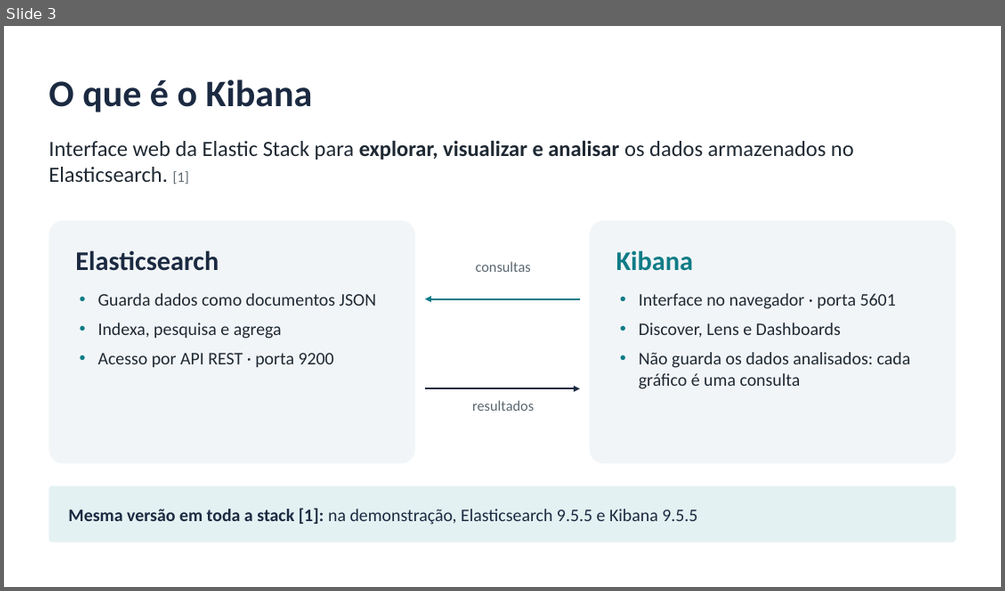
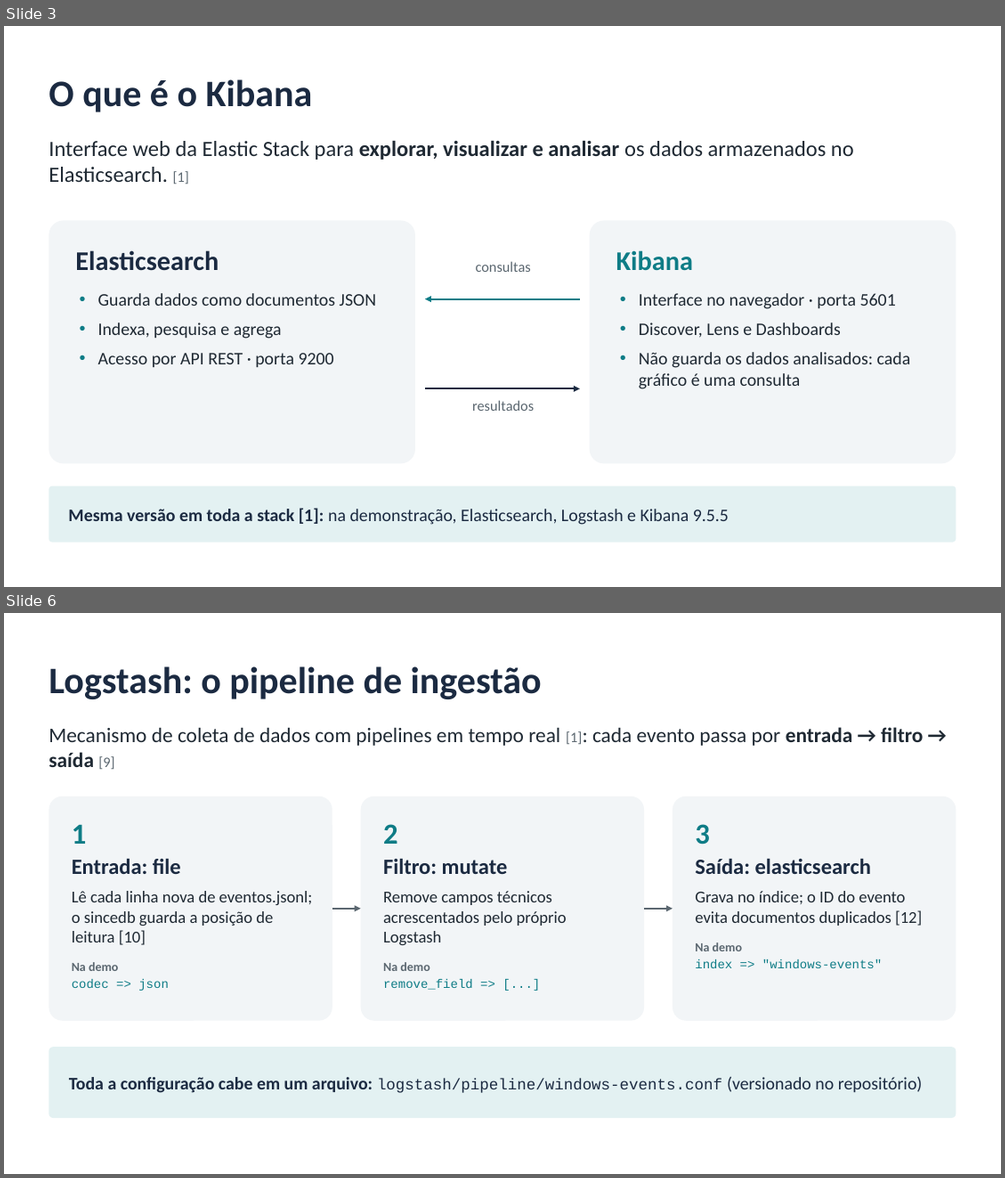
Before and after one commit to LuidyOn/Seminario_Kibana, a slide deck: slides/seminario_kibana.pptx. Shown one above the other, each under a label of ours: slide 3 before the commit, slides 3 and 6 after it; the slides between them are not shown. The pictures are 1005x591 and 1005x1178 pixels, drawn with LibreOffice and Linux fonts; fonts in the diff are those of the drawing. Boxes give left, top, right and bottom in pixels: in the first picture for what was removed or moved away, otherwise in the second. Text is boxed around its words. In the diff, an @@ line names an element or a change of style, - is before the commit and + after.

Commit message:
Atualiza documentação e slides para a demonstração com eventos reais
- README, conteúdo do seminário, roteiros e referências passam a
  descrever o fluxo Windows -> coletor -> Logstash -> Elasticsearch ->
  Kibana, com o que é e o que não é coletado
- Roteiro da demonstração com checklist de primeira validação no
  computador da apresentação, diagnóstico e contingência
- Apresentação regenerada: 12 slides editáveis, só com formas nativas,
  sem imagens nem dados reais

Os arquivos da demonstração anterior, com dados fictícios, permanecem
no repositório até a validação completa do novo fluxo.

```diff
--- a/slides/seminario_kibana.pptx
+++ b/slides/seminario_kibana.pptx
@@ slide 6 added at bbox=[4, 613, 1001, 1174], background #FFFFFF @@
@@ title added at bbox=[48, 666, 542, 699], 36 pt, text #1B2A41, bold @@
+Logstash: o pipeline de ingestão
@@ text added at bbox=[48, 727, 922, 769], 20 pt, text #1F2933 @@
+Mecanismo de coleta de dados com pipelines em tempo real [1]: cada evento passa por entrada → filtro → saída [9]
@@ rounded rectangle added at bbox=[48, 796, 332, 1021], fill #F2F5F7, 16 pt, text #1F2933 @@
+1
+Entrada: file
+Lê cada linha nova de eventos.jsonl; o sincedb guarda a posição de leitura [10]
+Na demo
+codec => json
@@ rounded rectangle added at bbox=[361, 796, 644, 1021], fill #F2F5F7, 16 pt, text #1F2933 @@
+2
+Filtro: mutate
+Remove campos técnicos acrescentados pelo próprio Logstash
+Na demo
+remove_field => [...]
@@ rounded rectangle added at bbox=[672, 796, 956, 1021], fill #F2F5F7, 16 pt, text #1F2933 @@
+3
+Saída: elasticsearch
+Grava no índice; o ID do evento evita documentos duplicados [12]
+Na demo
+index => "windows-events"
@@ arrow added from (332, 908) to (361, 908), #5B6770 1.5 pt @@
@@ arrow added from (644, 908) to (672, 908), #5B6770 1.5 pt @@
@@ rounded rectangle added at bbox=[48, 1046, 956, 1118], fill #E3F1F2, 17 pt, text #1B2A41 @@
+Toda a configuração cabe em um arquivo: logstash/pipeline/windows-events.conf (versionado no repositório)
@@ slide 3 changed as well @@
@@ text in rounded rectangle at bbox=[68, 507, 728, 524]: text changed @@
-Mesma versão em toda a stack [1]: na demonstração, Elasticsearch 9.5.5 e Kibana 9.5.5
+Mesma versão em toda a stack [1]: na demonstração, Elasticsearch, Logstash e Kibana 9.5.5
```
Also in this commit, not shown: 6 other slides changed, 4 other slides added, 5 slides removed, 6 other files.
